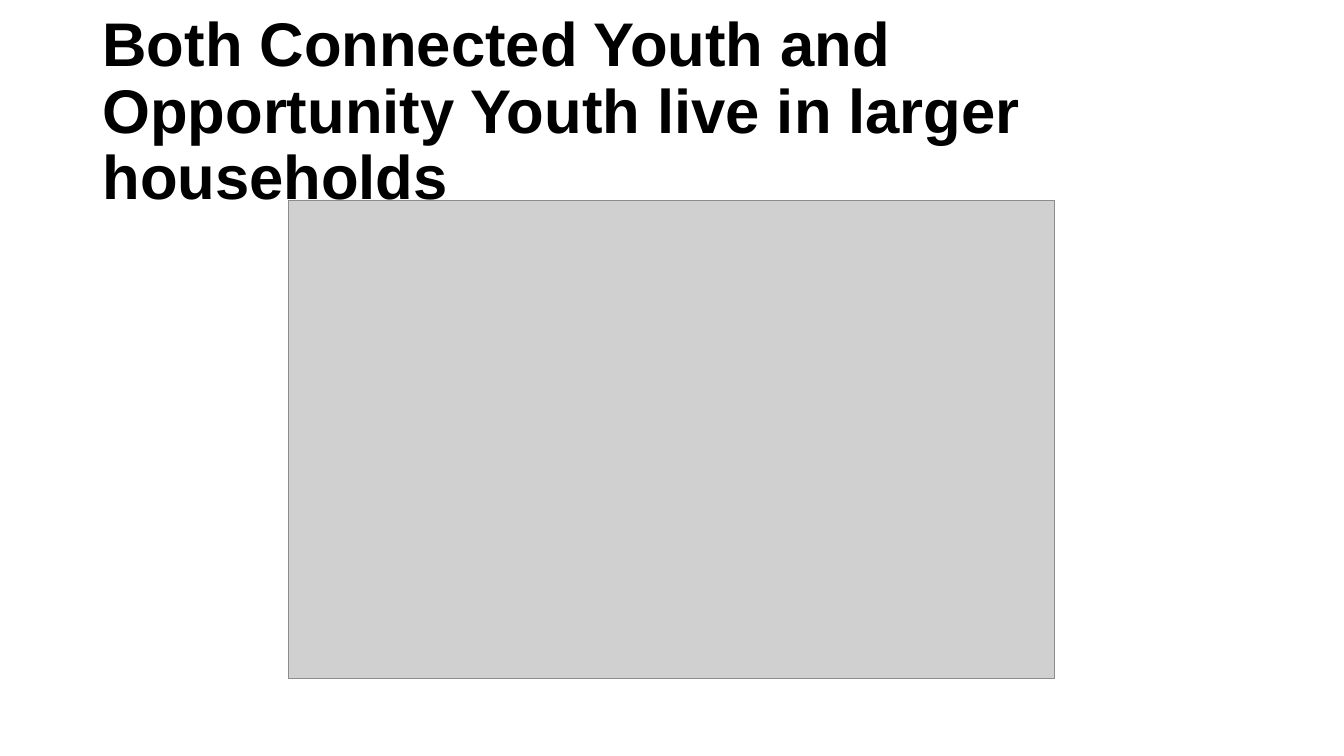
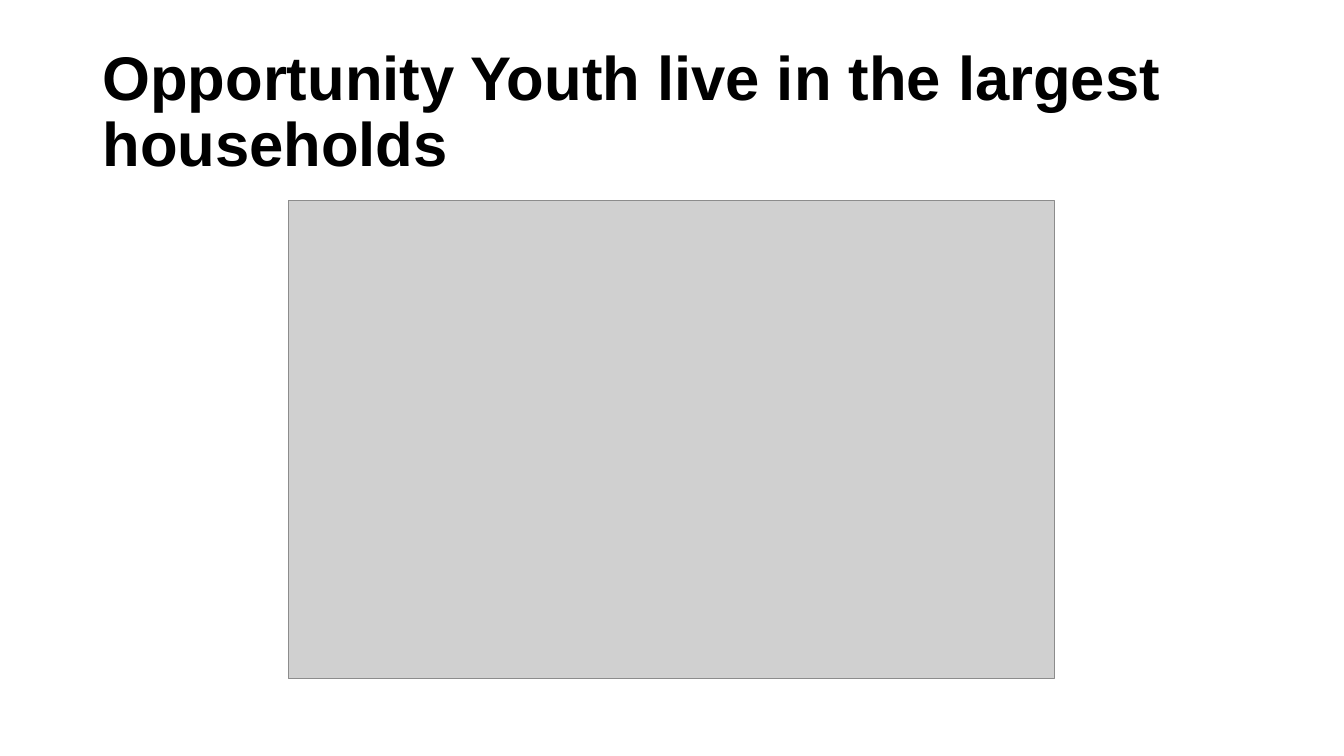
Before and after one commit to ucdiegorubi/oy_census_analysis, a slide deck: slide 11 of create_powerpoint/household_structure_estimates.pptx. Drawn at 1344x756 pixels with LibreOffice and Linux fonts; fonts in the diff are those of the drawing; grey boxes stand for pictures; background and template pictures are left out. Boxes give left, top, right and bottom in pixels: in the first picture for what was removed or moved away, otherwise in the second. Text is boxed around its words. In the diff, an @@ line names an element or a change of style, - is before the commit and + after.

```diff
--- a/create_powerpoint/household_structure_estimates.pptx
+++ b/create_powerpoint/household_structure_estimates.pptx
@@ title at [102,55,1160,167]: text changed @@
-Both Connected Youth and Opportunity Youth live in larger households
+Opportunity Youth live in the largest households
```
Also in this commit, not shown: 6 other slides changed, 1 slide added, 1 slide removed, 6 other files.
